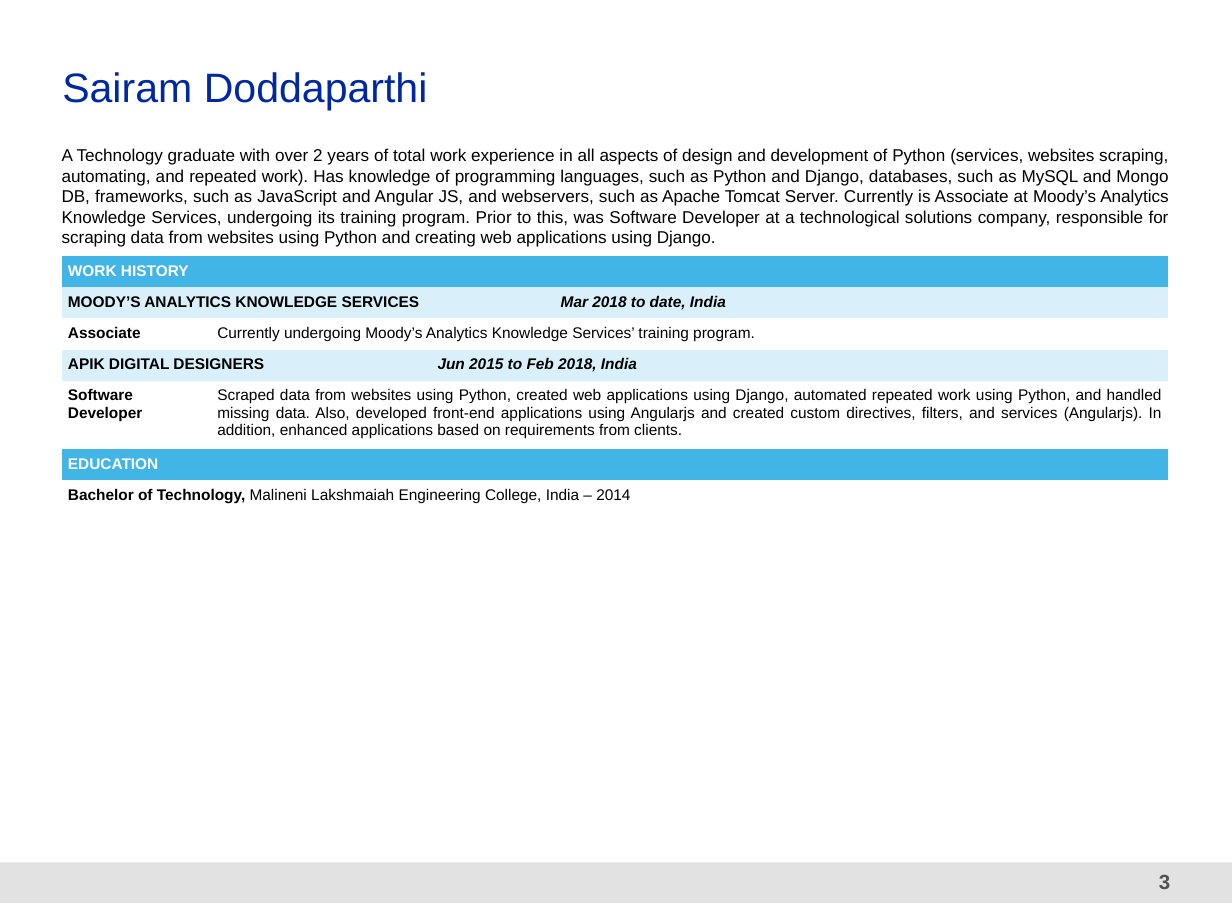
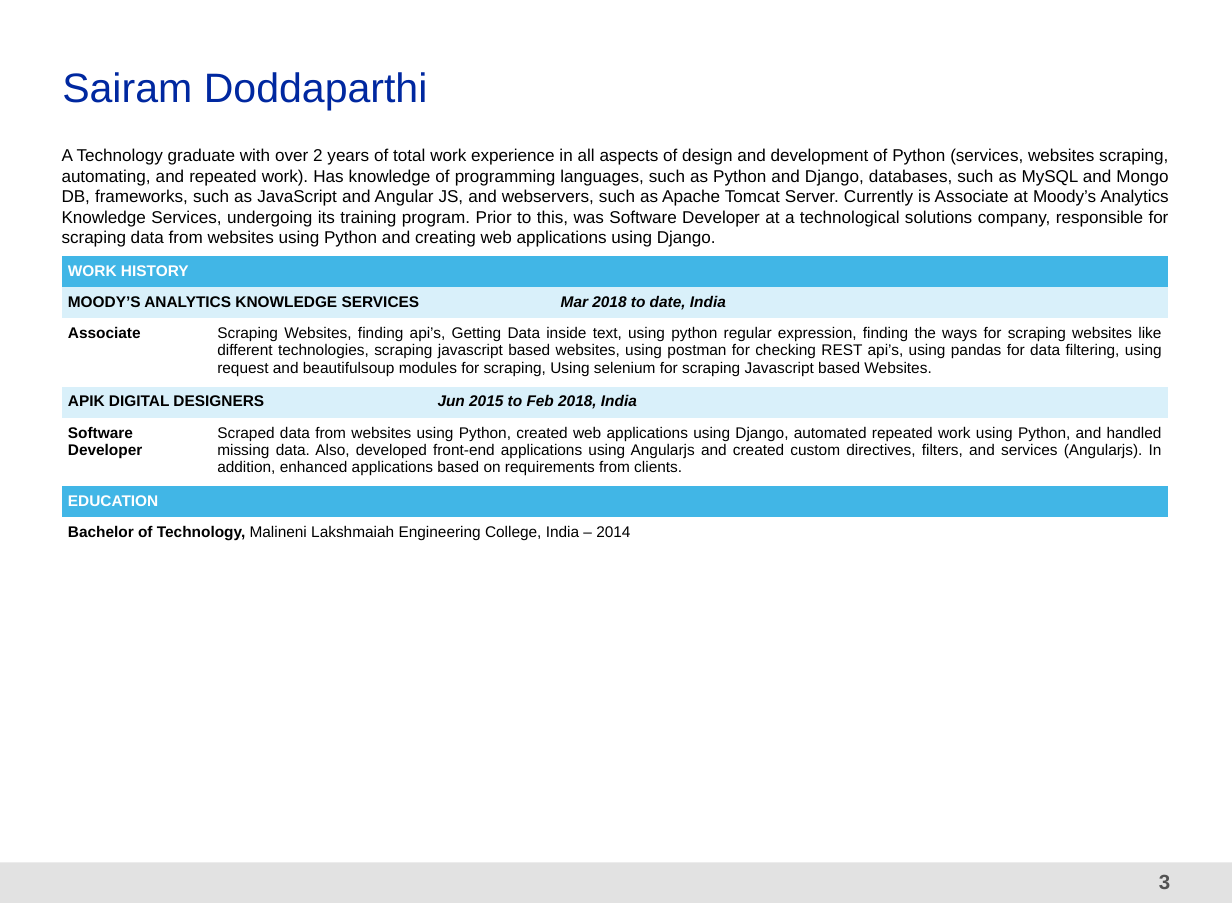
Before and after one commit to pool23/pool, a slide deck: slide 3 of CVs for visualization python programming.pptx. Drawn at 1232x924 pixels with LibreOffice and Linux fonts; fonts in the diff are those of the drawing; background and template pictures are left out. Boxes give left, top, right and bottom in pixels: in the first picture for what was removed or moved away, otherwise in the second. Text is boxed around its words. In the diff, an @@ line names an element or a change of style, - is before the commit and + after.

```diff
--- a/CVs for visualization python programming.pptx
+++ b/CVs for visualization python programming.pptx
@@ table at bbox=[62, 256, 1168, 548] @@
-row 3, column 2: Currently undergoing Moody’s Analytics Knowledge Services’ training program.
+row 3, column 2: Scraping Websites, finding api’s, Getting Data inside text, using python regular expression, finding the ways for scraping websites like different technologies, scraping javascript based websites, using postman for checking REST api’s, using pandas for data filtering, using request and beautifulsoup modules for scraping, Using selenium for scraping Javascript based Websites.
```
